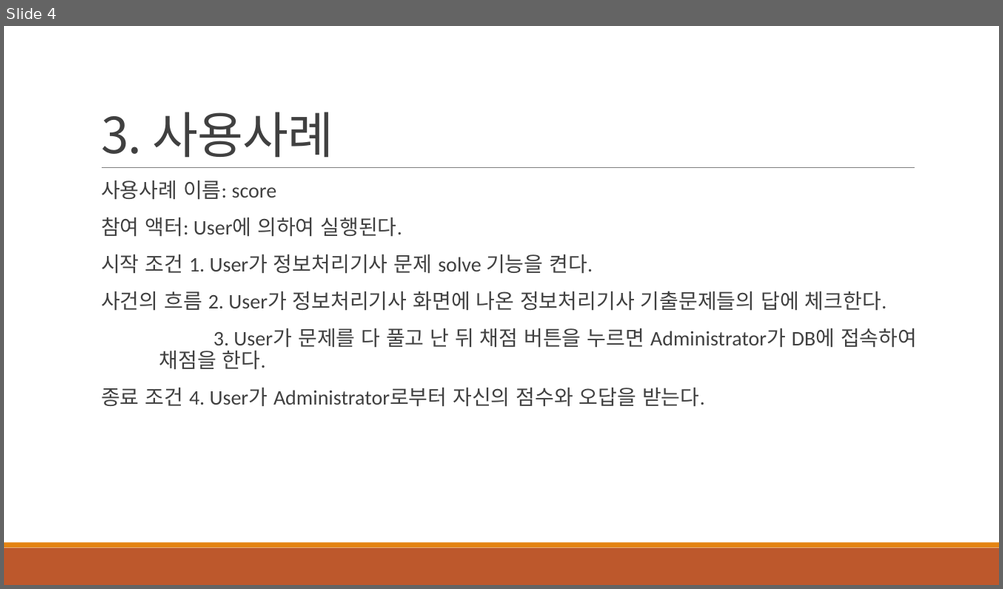
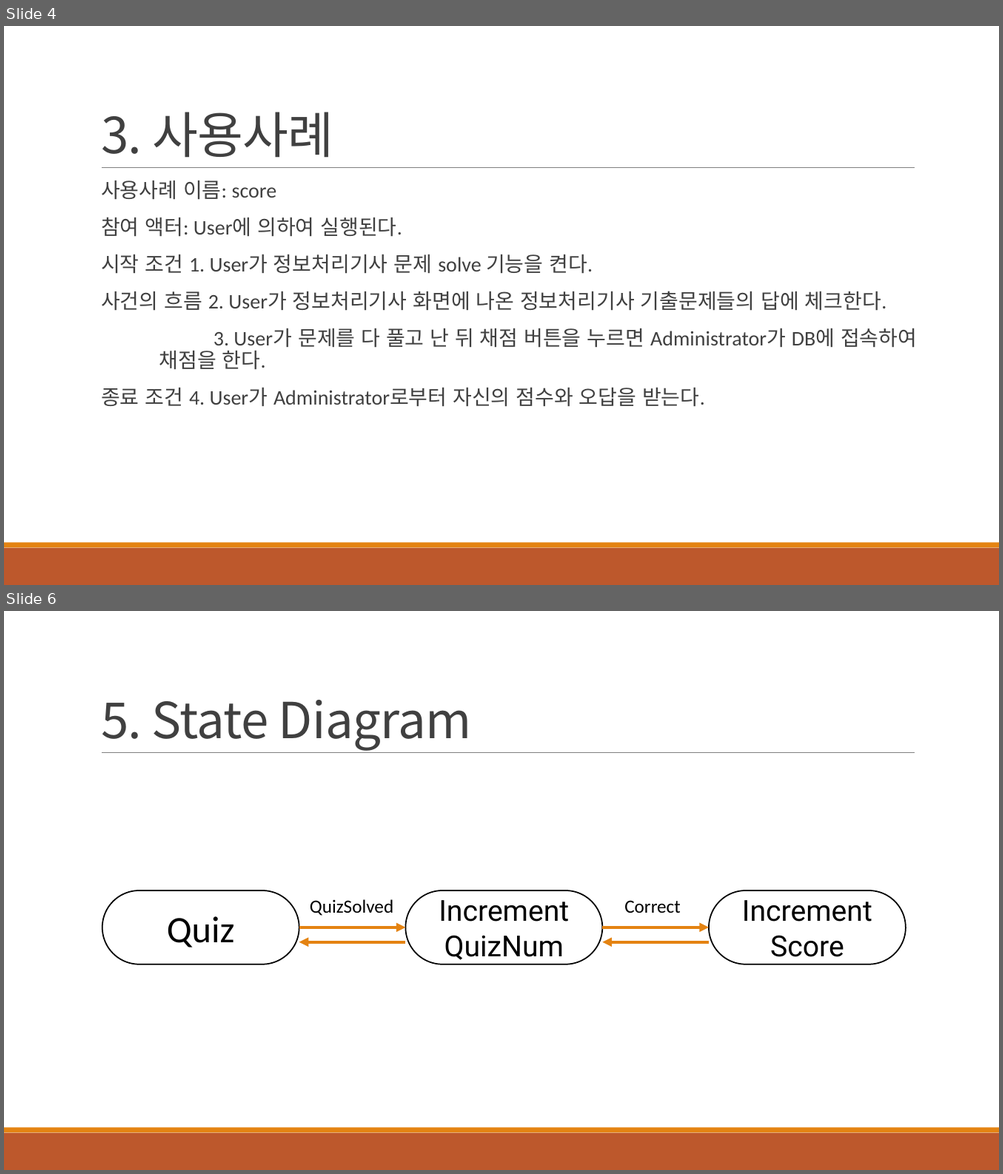
Before and after one commit to choisinho/software_gonghak, a slide deck: 팀 만드로이드_유즈케이스 다이어그램.pptx. Shown one above the other, each under a label of ours: slide 4 before the commit, slides 4 and 6 after it; the slides between them are not shown. The pictures are 1003x589 and 1003x1174 pixels, drawn with LibreOffice and Linux fonts; fonts in the diff are those of the drawing. Boxes give left, top, right and bottom in pixels: in the first picture for what was removed or moved away, otherwise in the second. Text is boxed around its words. In the diff, an @@ line names an element or a change of style, - is before the commit and + after.

```diff
--- a/팀 만드로이드_유즈케이스 다이어그램.pptx
+++ b/팀 만드로이드_유즈케이스 다이어그램.pptx
@@ slide 6 added at (4, 611, 999, 1170), background #FFFFFF; not listed: 3 template elements that a slide beside it also shows @@
@@ title added at (101, 700, 471, 751), 48 pt, text #404040 @@
+5. State Diagram
@@ group added at (102, 891, 905, 965): 4 arrows, 3 rounded rectangles, 2 texts @@
+Quiz
+Increment
+QuizNum
+QuizSolved
+Increment
+Score
+Correct
```
Also in this commit, not shown: 2 slides changed, 2 other slides added, 1 other file.
